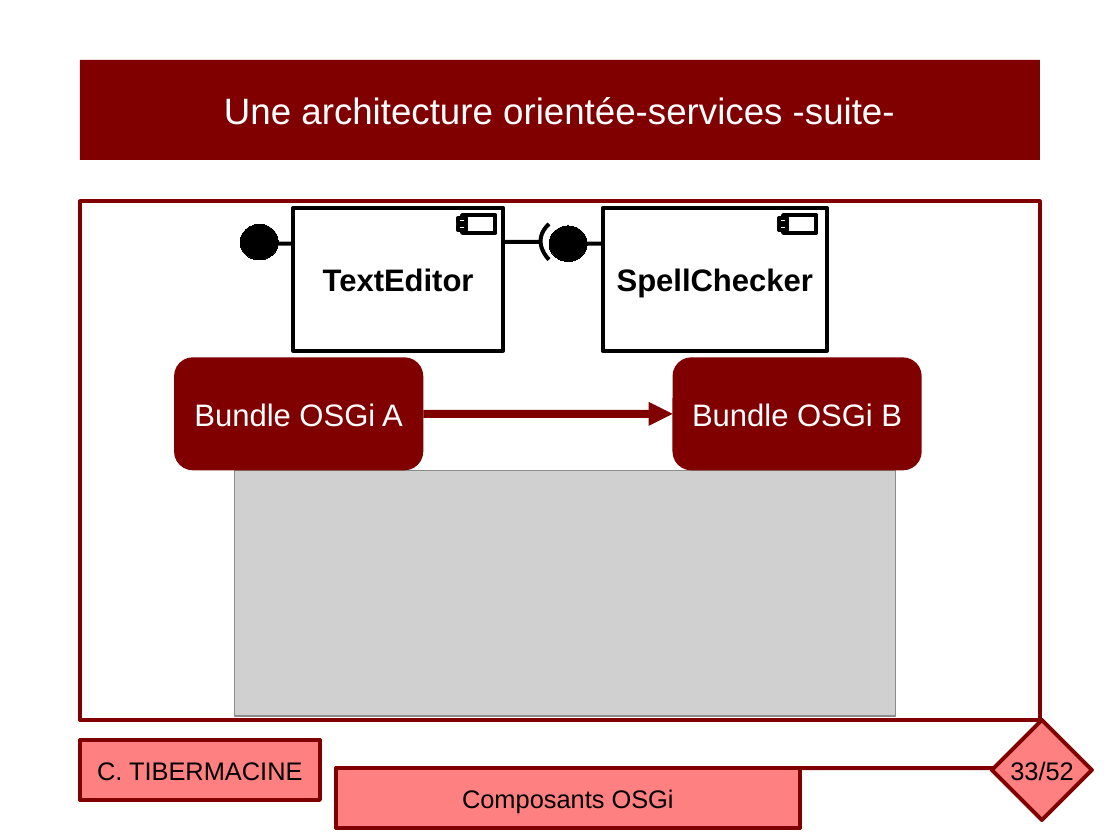
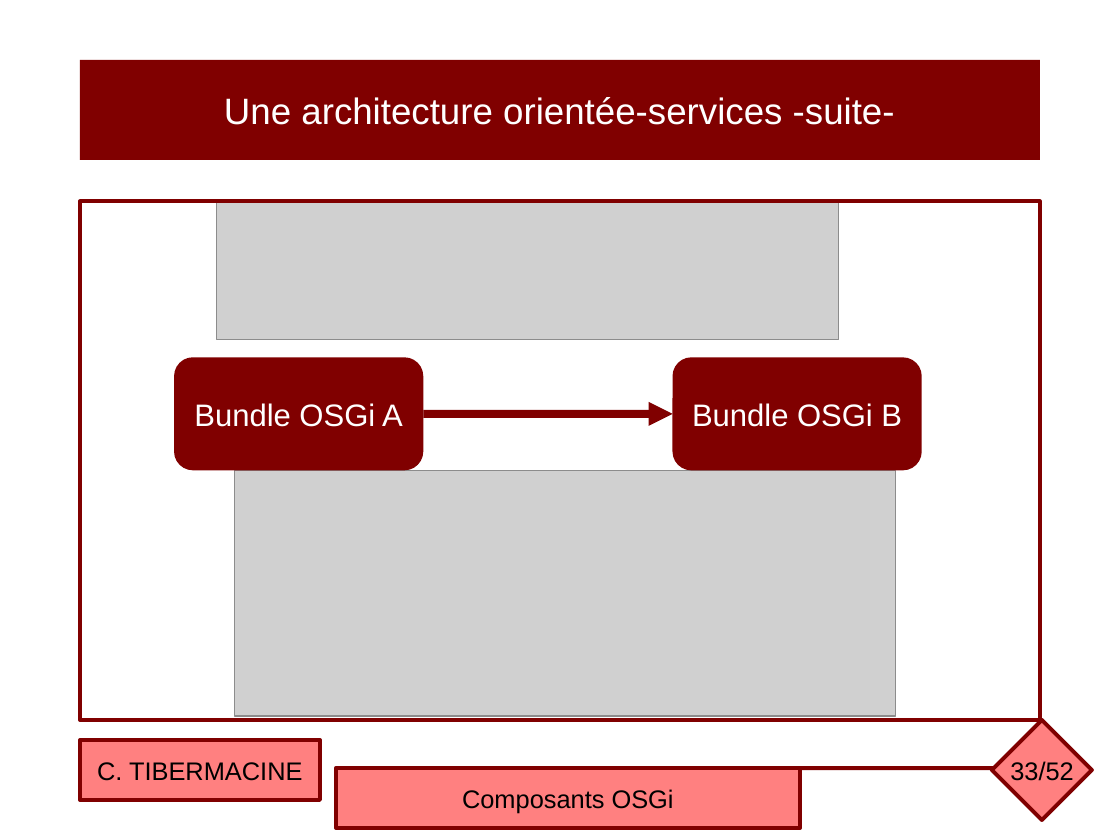
Before and after one commit to ctiber/composants, a slide deck: slide 33 of cours/cours3.odp. Drawn at 1120x840 pixels with LibreOffice and Linux fonts; fonts in the diff are those of the drawing; grey boxes stand for pictures. Boxes give left, top, right and bottom in pixels: in the first picture for what was removed or moved away, otherwise in the second. Text is boxed around its words. In the diff, an @@ line names an element or a change of style, - is before the commit and + after.

```diff
--- a/cours/cours3.odp
+++ b/cours/cours3.odp
@@ picture added at box(217, 200, 839, 340) @@
@@ rectangle removed at box(294, 208, 504, 351) @@
-TextEditor
@@ rectangle removed at box(603, 208, 827, 351) @@
-SpellChecker
@@ ellipse removed at box(240, 225, 278, 260) @@
@@ rectangle removed at box(458, 217, 466, 223) @@
@@ rectangle removed at box(458, 225, 466, 230) @@
@@ rectangle removed at box(462, 215, 496, 234) @@
@@ freeform shape removed at box(541, 224, 549, 259) @@
@@ ellipse removed at box(549, 226, 587, 261) @@
@@ rectangle removed at box(780, 217, 788, 223) @@
@@ rectangle removed at box(780, 225, 788, 230) @@
@@ rectangle removed at box(784, 215, 817, 234) @@
@@ line removed from (274, 244) to (294, 244) @@
@@ line removed from (503, 242) to (542, 242) @@
@@ line removed from (583, 244) to (603, 244) @@
```
Also in this commit, not shown: 18 other slides changed, 2 other files.
